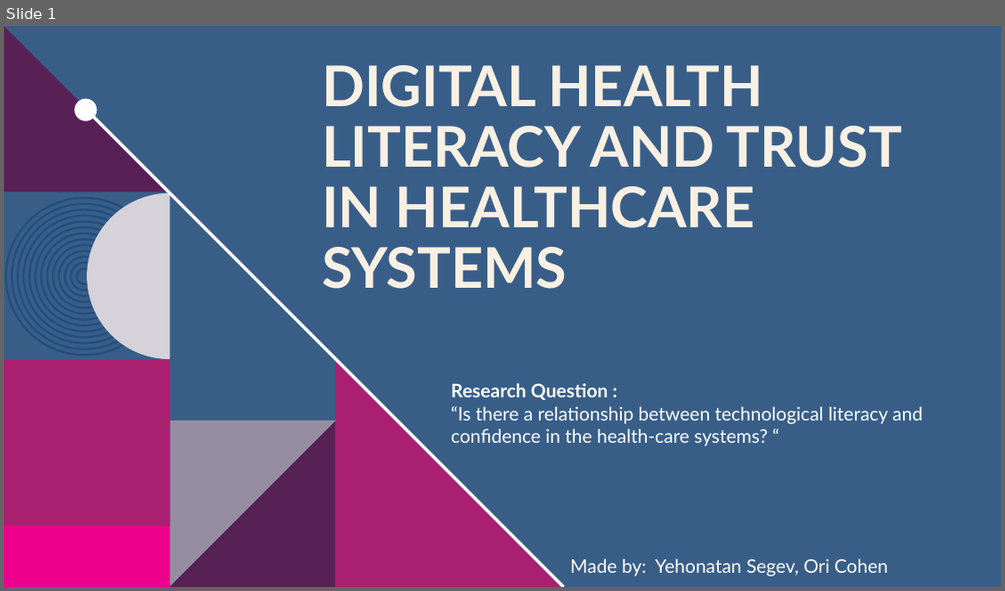
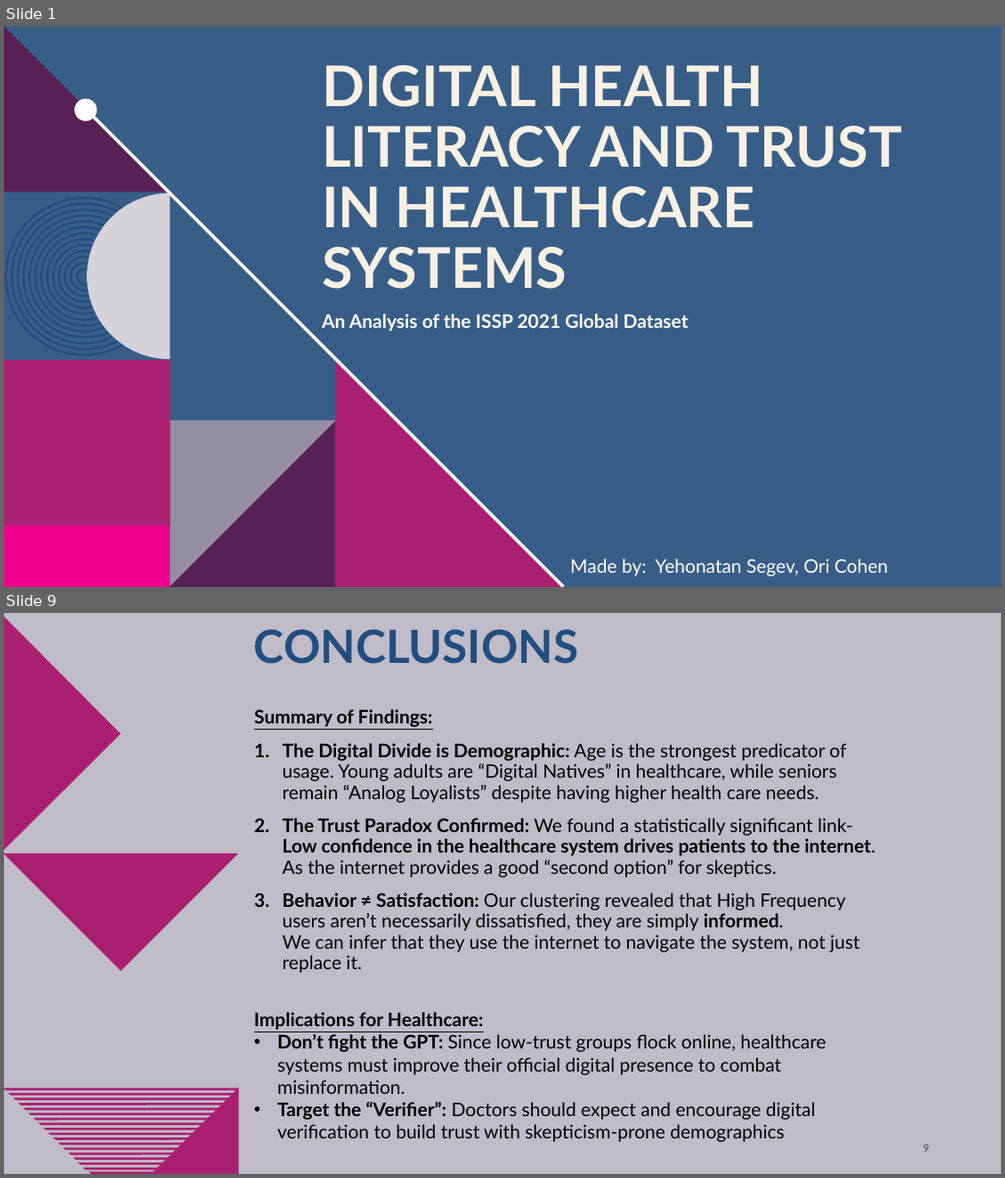
Before and after one commit to yonatanzxc123/ISSP-Health-Data-Analysis, a slide deck: Digital Health Literacy and Trust in Healthcare Systems.pptx. Shown one above the other, each under a label of ours: slide 1 before the commit, slides 1 and 9 after it; the slides between them are not shown. The pictures are 1005x591 and 1005x1178 pixels, drawn with LibreOffice and Linux fonts; fonts in the diff are those of the drawing; background and template pictures are left out. Boxes give left, top, right and bottom in pixels: in the first picture for what was removed or moved away, otherwise in the second. Text is boxed around its words. In the diff, an @@ line names an element or a change of style, - is before the commit and + after.

```diff
--- a/Digital Health Literacy and Trust in Healthcare Systems.pptx
+++ b/Digital Health Literacy and Trust in Healthcare Systems.pptx
@@ slide 9 added at bbox=[4, 613, 1001, 1174], background #BFBBC7 @@
@@ freeform shape added at bbox=[4, 616, 121, 851], fill #AA2070 @@
@@ title added at bbox=[254, 629, 578, 664], 44 pt, text #224E7F, bold @@
+CONCLUSIONS
@@ text added at bbox=[254, 709, 875, 973], 18 pt, text #000000 @@
+Summary of Findings:
+1. The Digital Divide is Demographic: Age is the strongest predicator of usage. Young adults are “Digital Natives” in healthcare, while seniors remain “Analog Loyalists” despite having higher health care needs.
+2. The Trust Paradox Confirmed: We found a statistically significant link- Low confidence in the healthcare system drives patients to the internet. As the internet provides a good “second option” for skeptics.
+3. Behavior ≠ Satisfaction: Our clustering revealed that High Frequency users aren’t necessarily dissatisfied, they are simply informed.
+   We can infer that they use the internet to navigate the system, not just replace it.
@@ freeform shape added at bbox=[4, 736, 238, 971], fill #AA2070 @@
@@ text added at bbox=[254, 1012, 825, 1142], 18 pt, text #000000 @@
+Implications for Healthcare:
+• Don’t fight the GPT: Since low-trust groups flock online, healthcare systems must improve their official digital presence to combat misinformation.
+• Target the “Verifier”: Doctors should expect and encourage digital verification to build trust with skepticism-prone demographics
@@ freeform shape added at bbox=[151, 1087, 239, 1174], fill #AA2070 @@
@@ page number added at bbox=[923, 1143, 930, 1151], 10 pt, text #404040 @@
+9
@@ group added at bbox=[4, 1088, 238, 1169]: 17 freeform shapes @@
@@ freeform shape added at bbox=[89, 1172, 164, 1174], fill #AA2070 @@
@@ slide 1 changed as well @@
@@ text at bbox=[322, 313, 688, 331]: text changed; bold on @@
-Research Question :
-“Is there a relationship between technological literacy and confidence in the health-care systems? “
+An Analysis of the ISSP 2021 Global Dataset
```
Also in this commit, not shown: 7 other slides added, 4 slides removed, 1 other file.
